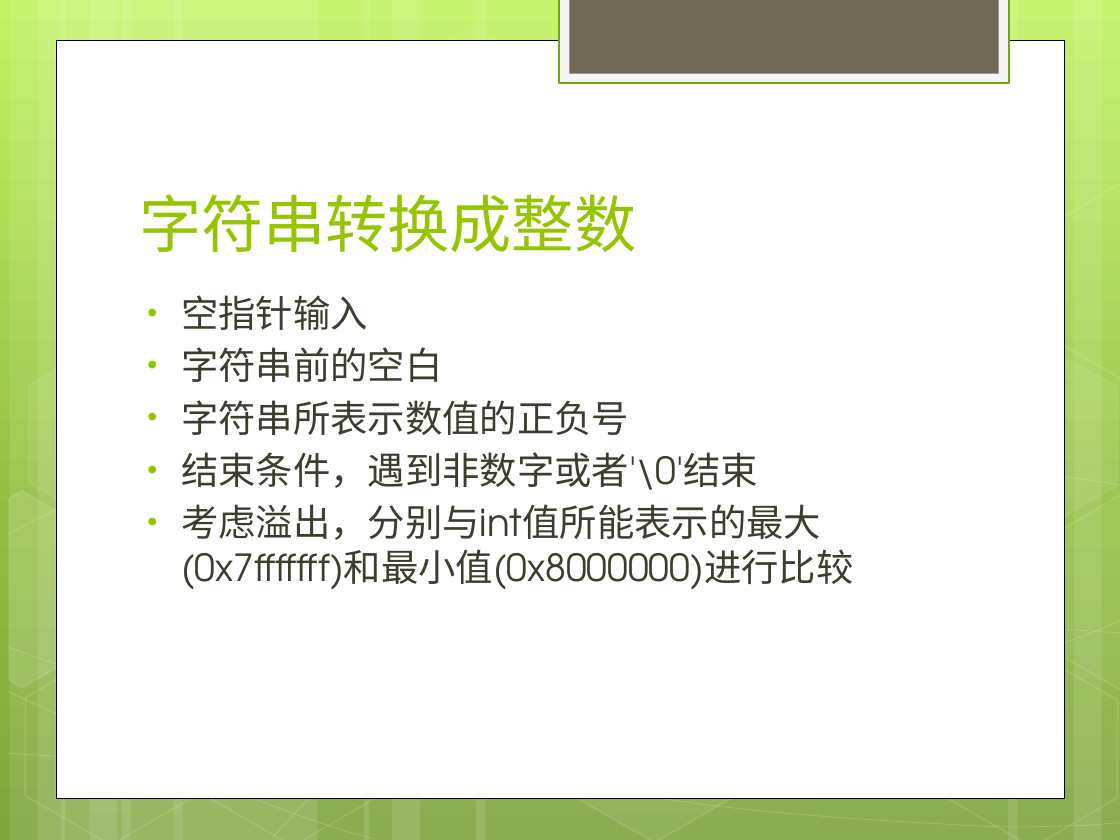
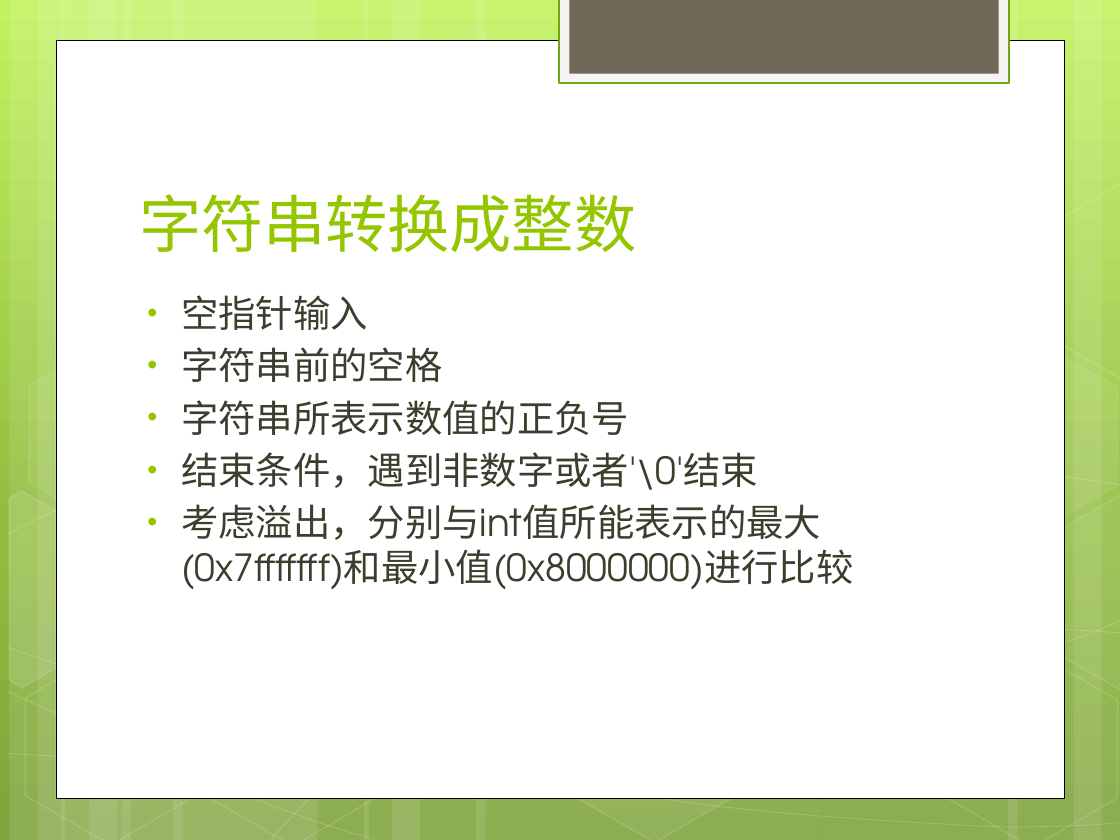
Before and after one commit to novostary/LeetCode, a slide deck: slide 2 of algorithm/string/string - zx.pptx. Drawn at 1120x840 pixels with LibreOffice and Linux fonts; fonts in the diff are those of the drawing. Boxes give left, top, right and bottom in pixels: in the first picture for what was removed or moved away, otherwise in the second. Text is boxed around its words. In the diff, an @@ line names an element or a change of style, - is before the commit and + after.

```diff
--- a/algorithm/string/string - zx.pptx
+++ b/algorithm/string/string - zx.pptx
@@ text at (181,347,442,382): text changed @@
-• 字符串前的空白
+• 字符串前的空格
```
Also in this commit, not shown: 5 slides added, 10 other files.
